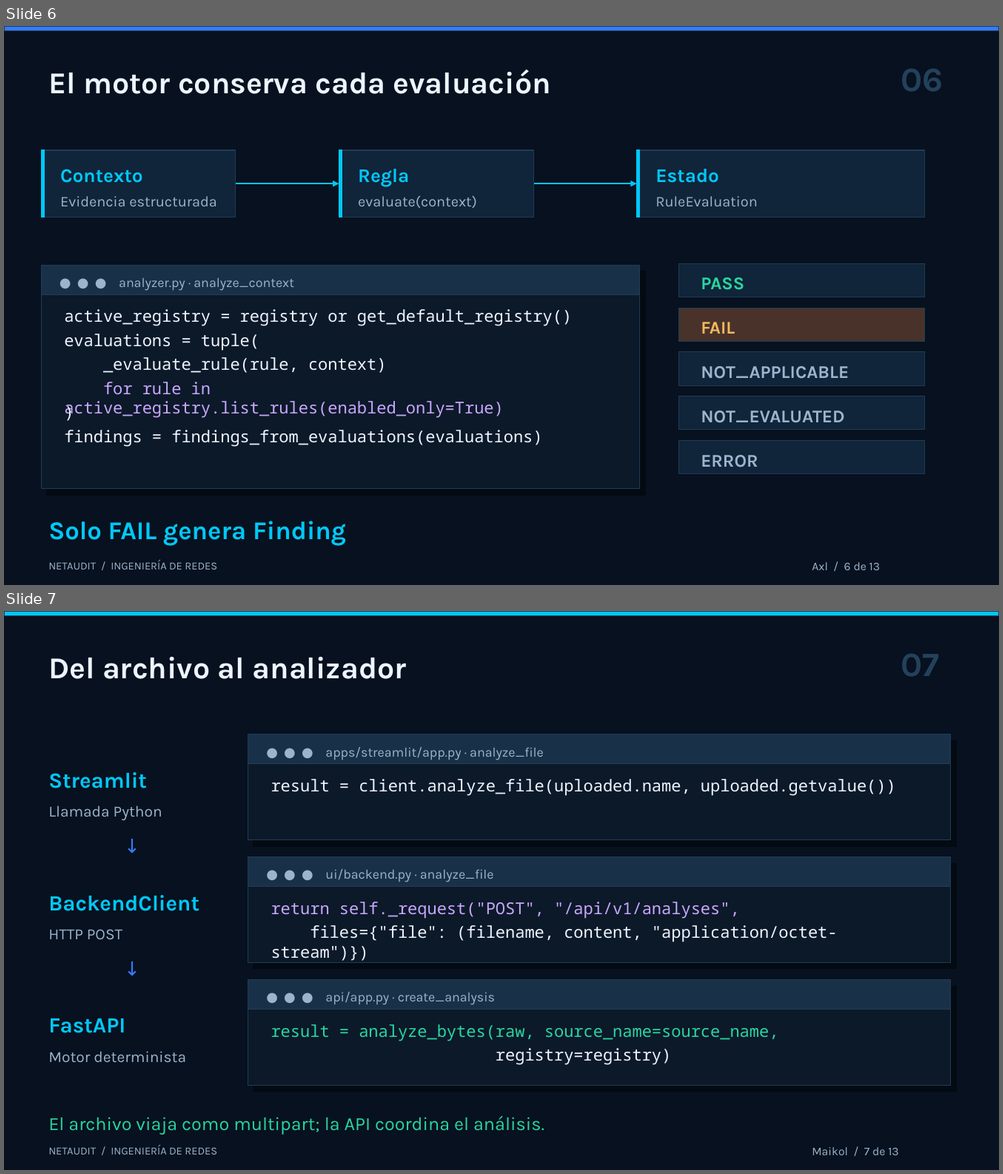
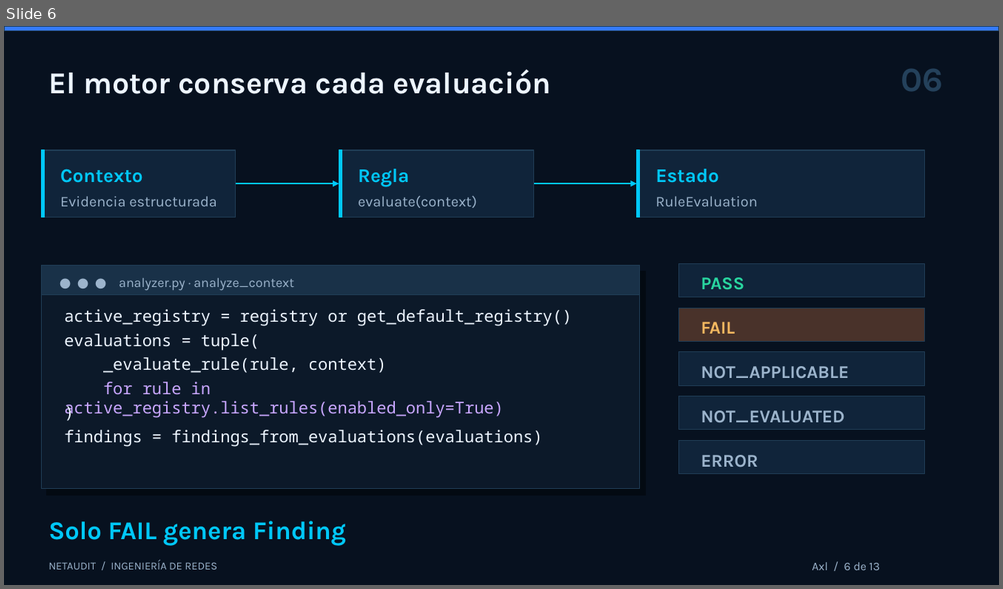
Before and after one commit to thomasdbs21/grupo-1, a slide deck: Entregables-APT/Fase-3/Presentacion/NetAudit_Defensa_Final_Comision_2026.pptx. Shown one above the other, each under a label of ours: slides 6 and 7 before the commit, slide 6 after it. The pictures are 1003x1174 and 1003x589 pixels, drawn with LibreOffice and Linux fonts; fonts in the diff are those of the drawing. Boxes give left, top, right and bottom in pixels: in the first picture for what was removed or moved away, otherwise in the second. Text is boxed around its words. In the diff, an @@ line names an element or a change of style, - is before the commit and + after.

```diff
--- a/Entregables-APT/Fase-3/Presentacion/NetAudit_Defensa_Final_Comision_2026.pptx
+++ b/Entregables-APT/Fase-3/Presentacion/NetAudit_Defensa_Final_Comision_2026.pptx
@@ slide 7 removed at (4,611,999,1170), background #07111F @@
@@ rectangle removed at (4,611,999,615) @@
@@ text removed at (900,654,939,676) @@
-07
@@ text removed at (48,657,406,679) @@
-Del archivo al analizador
@@ rectangle removed at (248,735,950,841) @@
@@ rectangle removed at (248,735,950,765) @@
@@ rectangle removed at (253,741,956,847) @@
@@ text removed at (325,747,543,760) @@
-● ● ● apps/streamlit/app.py · analyze_file
@@ text removed at (48,772,147,789) @@
-Streamlit
@@ text removed at (271,779,896,796) @@
-result = client.analyze_file(uploaded.name, uploaded.getvalue())
@@ text removed at (48,806,162,820) @@
-Llamada Python
@@ text removed at (116,830,163,860) @@
-↓
@@ rectangle removed at (248,857,950,963) @@
@@ rectangle removed at (248,857,950,887) @@
@@ rectangle removed at (253,864,956,970) @@
@@ text removed at (325,869,494,883) @@
-● ● ● ui/backend.py · analyze_file
@@ text removed at (48,895,199,911) @@
-BackendClient
@@ text removed at (271,902,740,919) @@
-return self._request("POST", "/api/v1/analyses",
@@ text removed at (48,929,122,940) @@
-HTTP POST
@@ text removed at (271,925,837,961) @@
-files={"file": (filename, content, "application/octet-stream")})
@@ text removed at (116,953,163,982) @@
-↓
@@ rectangle removed at (248,980,950,1086) @@
@@ rectangle removed at (248,980,950,1010) @@
@@ rectangle removed at (253,986,956,1092) @@
@@ text removed at (325,992,495,1005) @@
-● ● ● api/app.py · create_analysis
@@ text removed at (48,1019,125,1034) @@
-FastAPI
@@ text removed at (271,1025,779,1042) @@
-result = analyze_bytes(raw, source_name=source_name,
@@ text removed at (48,1051,186,1062) @@
-Motor determinista
@@ text removed at (495,1048,671,1065) @@
-registry=registry)
@@ text removed at (48,1116,544,1135) @@
-El archivo viaja como multipart; la API coordina el análisis.
@@ text removed at (48,1145,217,1155) @@
-NETAUDIT / INGENIERÍA DE REDES
@@ text removed at (811,1147,899,1156) @@
-Maikol / 7 de 13
```
Also in this commit, not shown: 1 slide added, 1 other file.
